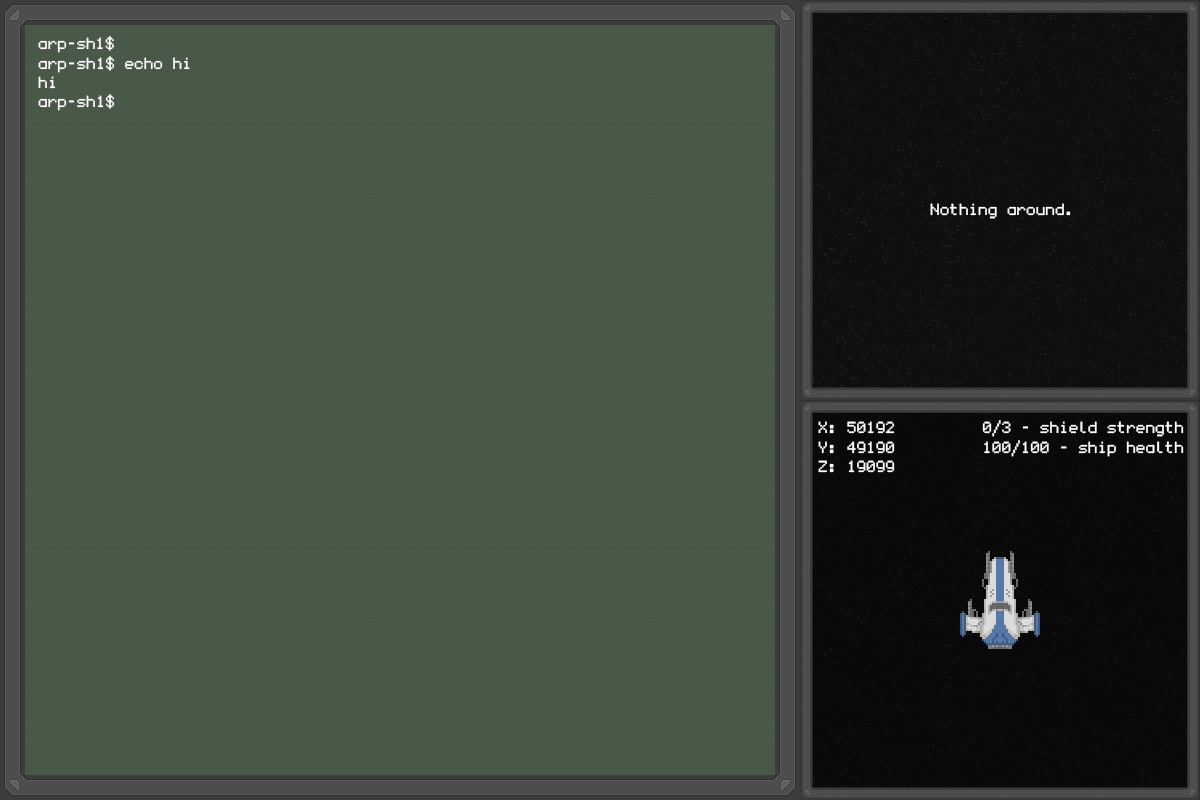
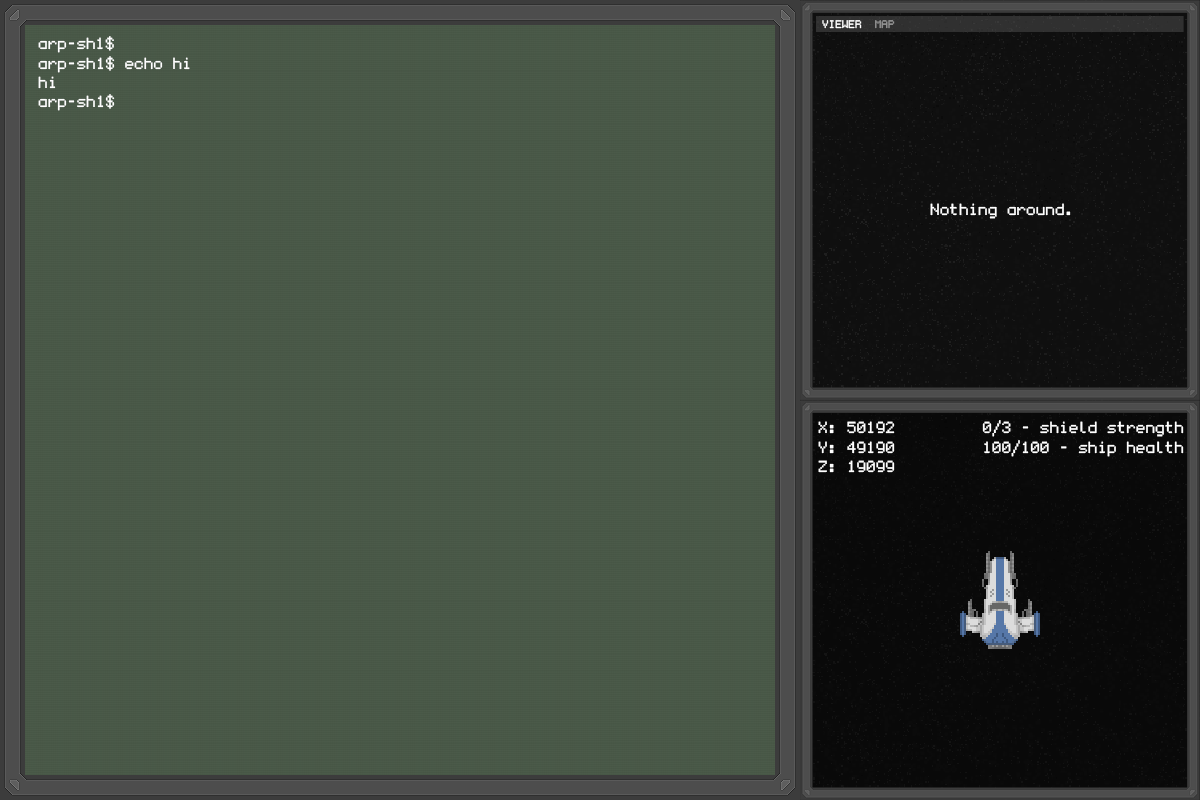
Two versions of the same layered image (1200x800). Layer-by-layer changes:
added layer "VIEWER MAP" in group "Artboard 1" over [822, 20, 895, 29]
added layer "Layer 10" (41%) in group "Artboard 1" over [816, 16, 1184, 32]
moved "Layer 4" into group "Viewers" over [816, 16, 1184, 32]
